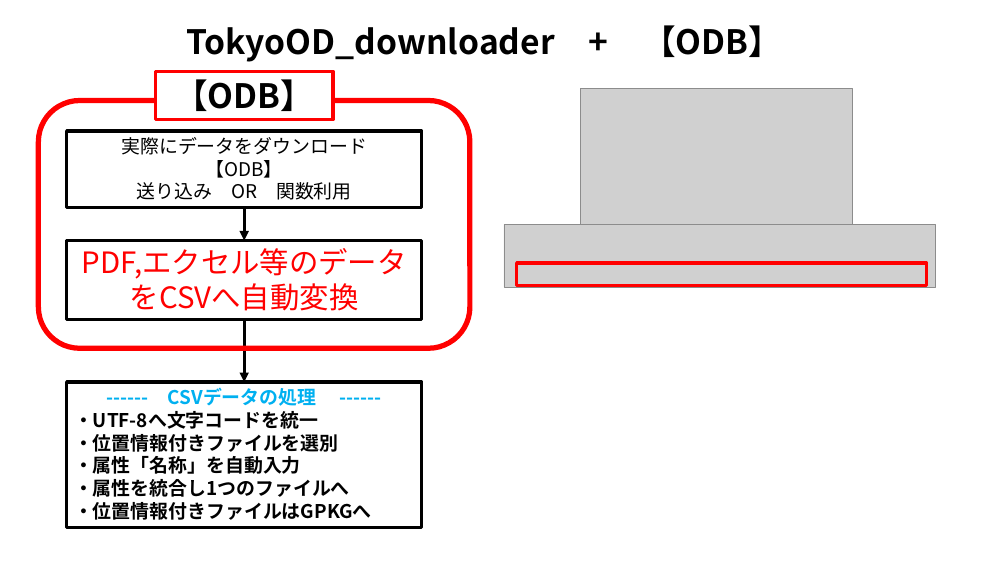
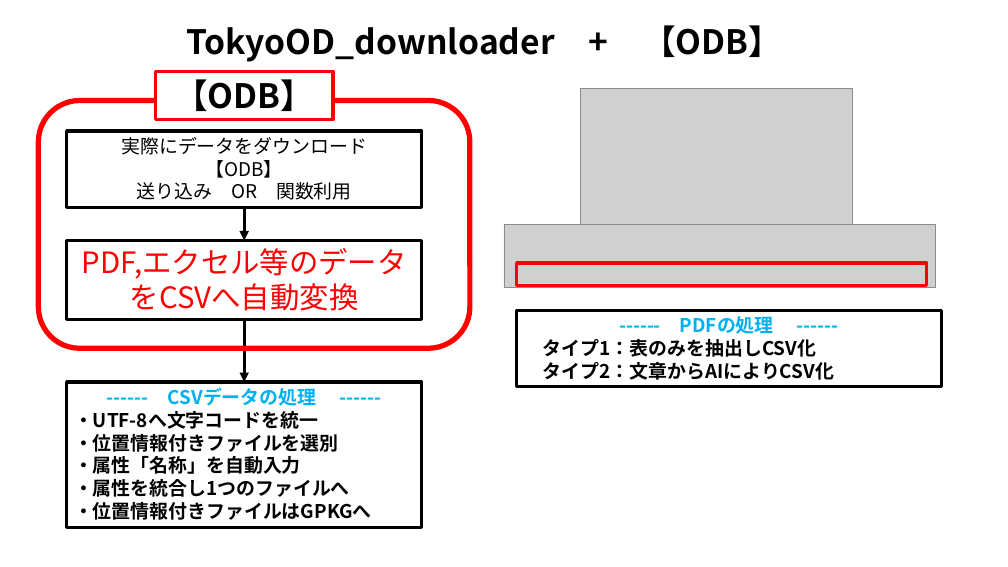
Before and after one commit to yamamoto-ryuzo/TokyoOD_downloader, a slide deck: slide 2 of readme.pptx. Drawn at 1008x567 pixels with LibreOffice and Linux fonts; fonts in the diff are those of the drawing; grey boxes stand for pictures. Boxes give left, top, right and bottom in pixels: in the first picture for what was removed or moved away, otherwise in the second. Text is boxed around its words. In the diff, an @@ line names an element or a change of style, - is before the commit and + after.

Commit message:
PDFのCSV化概要

```diff
--- a/readme.pptx
+++ b/readme.pptx
@@ rectangle added at (516, 310, 941, 386), outline #000000 3 pt, 18 pt, text #000000, bold @@
+------ PDFの処理 ------
+タイプ1：表のみを抽出しCSV化
+タイプ2：文章からAIによりCSV化
```
Also in this commit, not shown: 1 other file.
